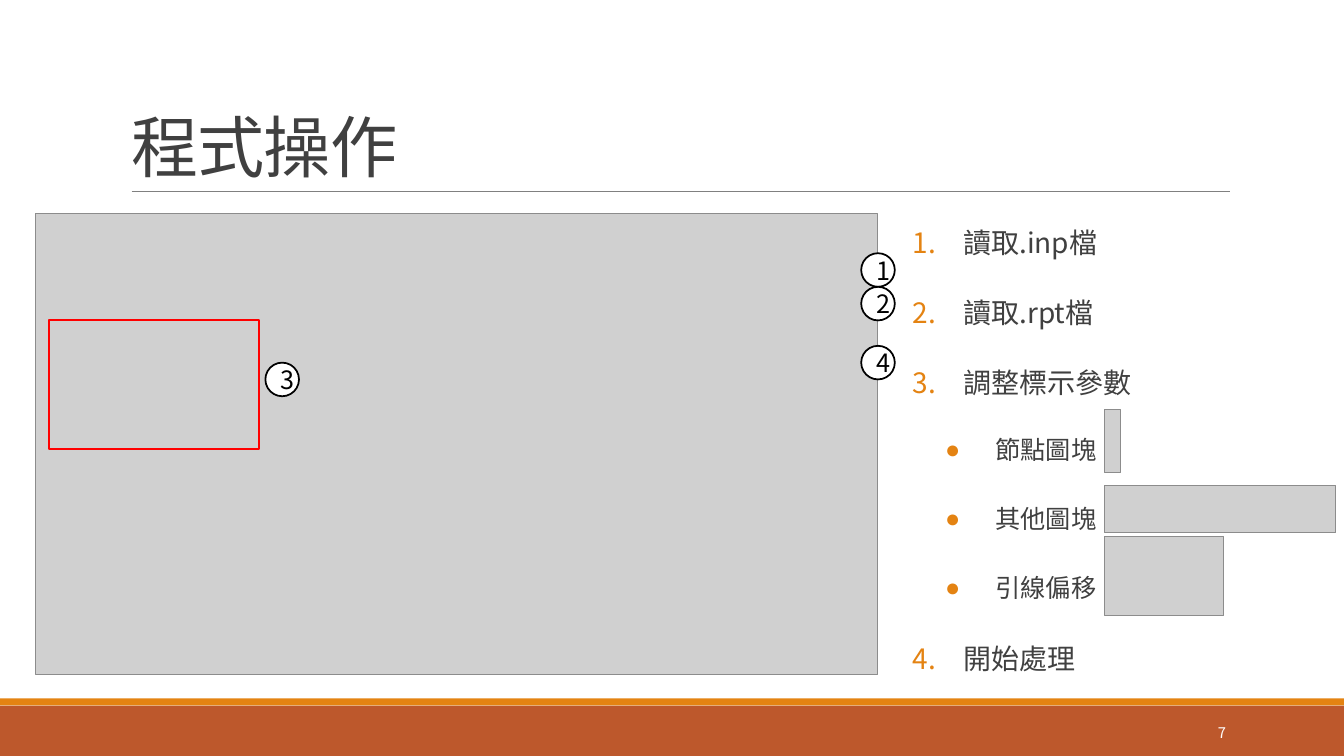
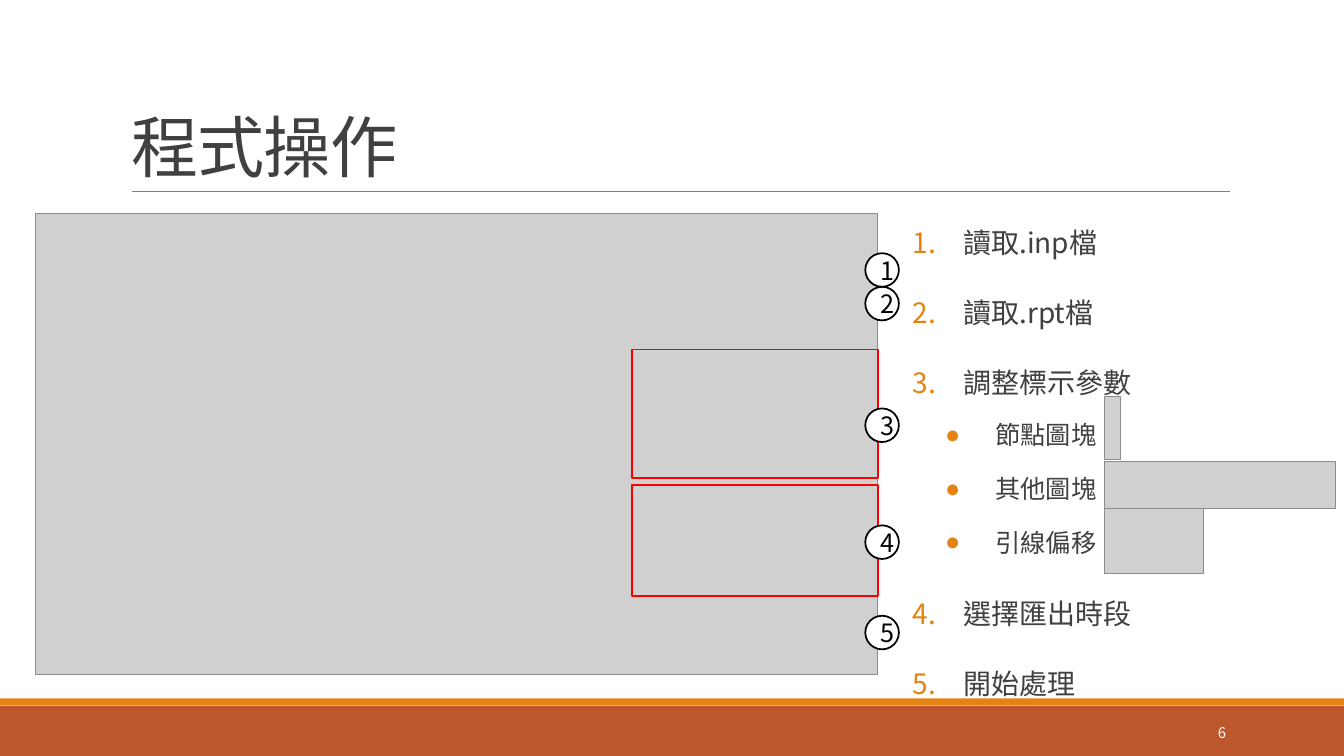
Before and after one commit to lihsin2000/epa2hydchart, a slide deck: slide 6 of 程式說明.pptx (slide 7 before the commit). Drawn at 1344x756 pixels with LibreOffice and Linux fonts; fonts in the diff are those of the drawing; grey boxes stand for pictures. Boxes give left, top, right and bottom in pixels: in the first picture for what was removed or moved away, otherwise in the second. Text is boxed around its words. In the diff, an @@ line names an element or a change of style, - is before the commit and + after.

```diff
--- a/程式說明.pptx
+++ b/程式說明.pptx
@@ ellipse "1" moved from (x1=861, y1=253, x2=894, y2=286) to (x1=865, y1=253, x2=898, y2=286) @@
@@ ellipse "2" moved from (x1=861, y1=287, x2=894, y2=321) to (x1=865, y1=287, x2=898, y2=321) @@
@@ rectangle resized from (x1=49, y1=321, x2=259, y2=450) to (x1=632, y1=350, x2=878, y2=479) @@
@@ ellipse "3" moved from (x1=265, y1=363, x2=298, y2=396) to (x1=865, y1=408, x2=898, y2=442) @@
@@ picture moved from (x1=1105, y1=409, x2=1121, y2=473) to (x1=1105, y1=396, x2=1121, y2=460) @@
@@ text at (x1=996, y1=423, x2=1097, y2=554): line spacing 2 to 1.5 @@
@@ picture moved from (x1=1105, y1=485, x2=1337, y2=532) to (x1=1105, y1=462, x2=1337, y2=509) @@
@@ rectangle added at (x1=632, y1=485, x2=878, y2=596), outline #FF0000 1.25 pt @@
@@ picture resized from (x1=1105, y1=536, x2=1225, y2=616) to (x1=1105, y1=508, x2=1205, y2=575) @@
@@ ellipse "4" moved from (x1=861, y1=346, x2=894, y2=379) to (x1=865, y1=525, x2=898, y2=559) @@
@@ ellipse added at (x1=865, y1=616, x2=898, y2=649), fill #FFFFFF, outline #000000 1.25 pt, 18 pt, text #000000 @@
+5
@@ text at (x1=963, y1=600, x2=1131, y2=627): paragraph added @@
+4. 選擇匯出時段
@@ page number at (x1=1218, y1=727, x2=1226, y2=738): text changed @@
-7
+6
```
Also in this commit, not shown: 4 other slides changed, 1 slide added, 1 slide removed, 6 other files.
